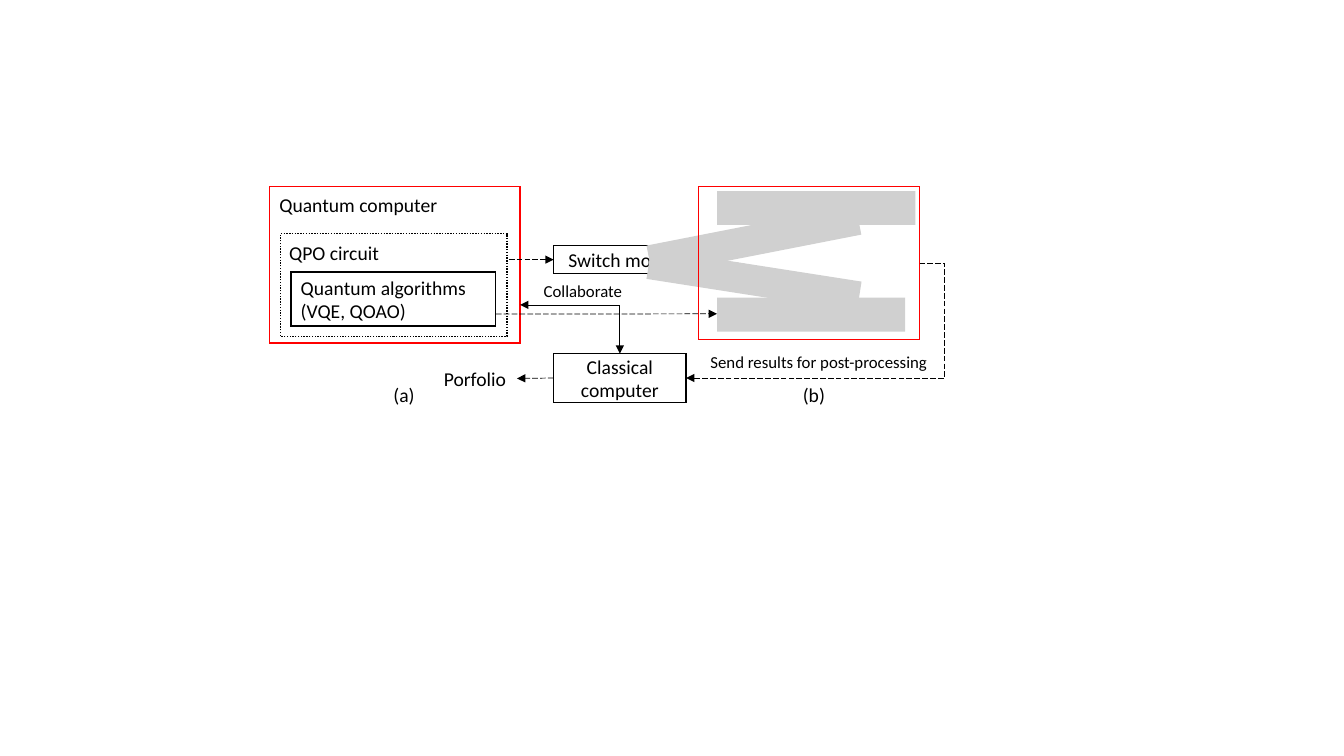
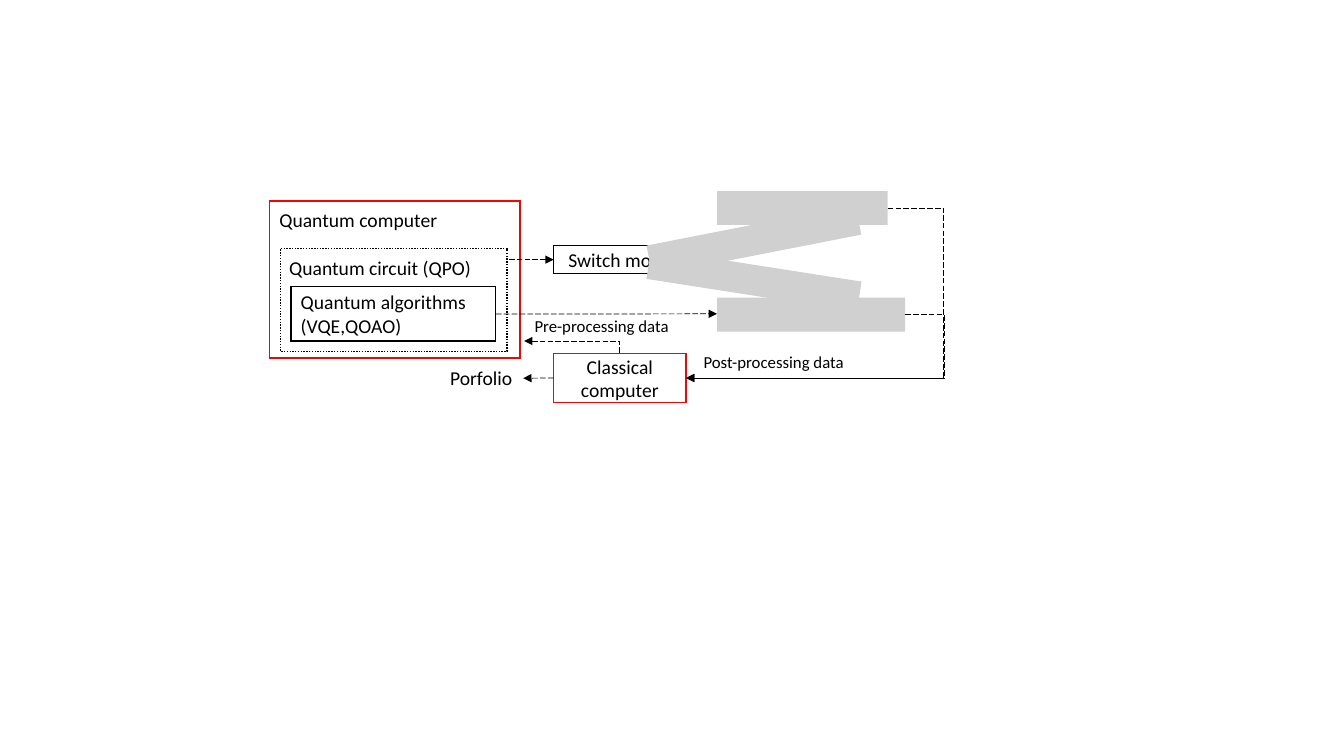
Before and after one commit to tulliavu/QPO, a slide deck: slide 2 of images/Presentation4.pptx. Drawn at 1344x756 pixels with LibreOffice and Linux fonts; fonts in the diff are those of the drawing; grey boxes stand for pictures. Boxes give left, top, right and bottom in pixels: in the first picture for what was removed or moved away, otherwise in the second. Text is boxed around its words. In the diff, an @@ line names an element or a change of style, - is before the commit and + after.

```diff
--- a/images/Presentation4.pptx
+++ b/images/Presentation4.pptx
@@ elbow arrow added from (888, 208) to (687, 378), #000000 0.5 pt dashed @@
@@ rectangle removed at box(699, 187, 921, 340) @@
@@ picture: place and size @@
-picture at box(717, 192, 915, 226)
+picture at box(717, 192, 887, 226)
@@ curved arrow moved from (687, 260) - (817, 225) to (687, 260) - (803, 225) @@
@@ 3 rectangles, 1 text: place and size @@
-3 rectangles, 1 text at box(269, 187, 520, 344)
+3 rectangles, 1 text at box(269, 202, 520, 359)
@@ text at box(289, 261, 471, 278): text changed @@
-QPO circuit
+Quantum circuit (QPO)
@@ text in rectangle at box(301, 319, 402, 336): spaces changed @@
-(VQE, QOAO)
+(VQE,QOAO)
@@ text at box(535, 320, 668, 335): text changed @@
-Collaborate
+Pre-processing data
@@ elbow arrow moved from (920, 263) - (687, 378) to (905, 315) - (687, 378) @@
@@ elbow double arrow moved from (520, 306) - (620, 354) to (524, 341) - (620, 354) @@
@@ elbow double arrow (524, 341) - (620, 354): elbow double arrow to elbow arrow; stroke #000000 0.5 pt to #000000 0.5 pt dashed @@
@@ rectangle "Classical computer" at box(554, 354, 687, 402): outline #000000 1 pt to #FF0000 1 pt @@
@@ text at box(704, 356, 843, 371): text changed @@
-Send results for post-processing
+Post-processing data
@@ text removed at box(393, 388, 414, 405) @@
-(a)
@@ text "Porfolio": place and size @@
-text "Porfolio" at box(444, 372, 506, 386)
+text "Porfolio" at box(450, 371, 512, 385)
@@ arrow moved from (554, 378) - (517, 378) to (554, 378) - (523, 378) @@
@@ text removed at box(803, 388, 825, 405) @@
-(b)
```
Also in this commit, not shown: 1 other slide changed, 4 other files.
